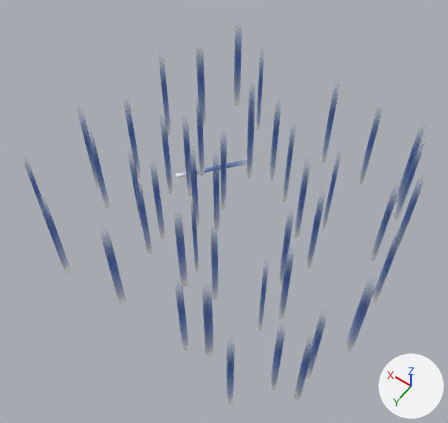
What one commit did to the glTF model scenery/trees.glb.
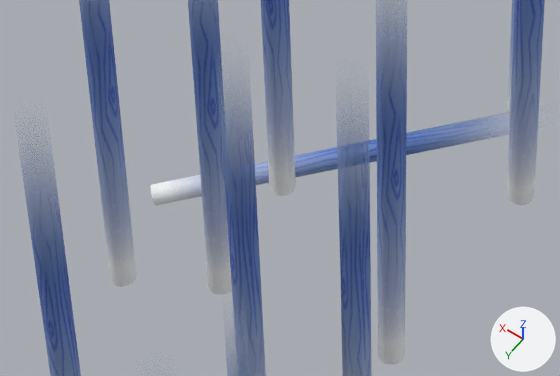
Each version appears first whole from a 50 mm camera at (-43.6, 67.8, 108.9) aimed at (1.7, 4.4, 9.3), and next in a close-up on the part from 33% to 57% of the width and 33% to 50% of the height. The lights are fixed; the arrows at lower right show +X, +Y and +Z. Vertices at the same position are counted once.

Objects in the first close-up: 'trees'.
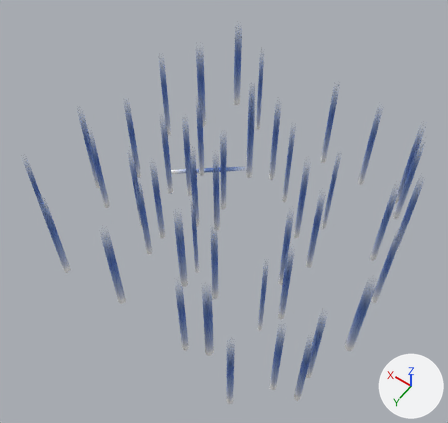
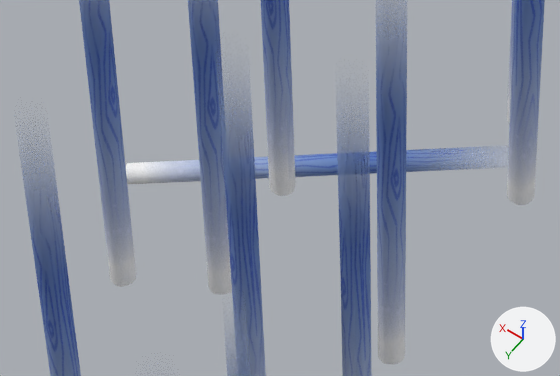
Boxes (x1, y1, x2, y2) around the edits, measured in the close-ups (560 x 376 px):
part 1 of me_cylinder_002, rebuilt (58% shorter)
    before: (150, 118, 479, 206)
    after: (126, 148, 457, 184)
part 2 of me_cylinder_002, added (blue)
    after: (79, 0, 545, 376)

The change, as a list of edits to the scene's bpy script:
```text
Change me_cylinder_002:
    used by ob_trees; location = (0.0, 0.0, 0.0)
    remove me_cylinder_002.from_pydata(...)  # 3008 vertices, 3008 faces; spans x -33.2..34.3, y -33.2..33.6, z -1.5..24.4
    add me_cylinder_002.from_pydata(...)  # 5792 vertices, 8576 faces; spans x -33.2..34.3, y -33.2..33.6, z -1.4..24.4
    me_cylinder_002 part 1: the loose piece of 64 vertices spanning x 7.1..21.9, y -17.1..-3.8, z -1.5..2.9 is rebuilt with 160 vertices and now spans x 6.9..23.5, y -15.1..-4.1, z -1.4..2.1
    me_cylinder_002 part 2: 2688 vertices added at x -33.2..34.3, y -33.2..33.6, z -0.4..24.0
```
